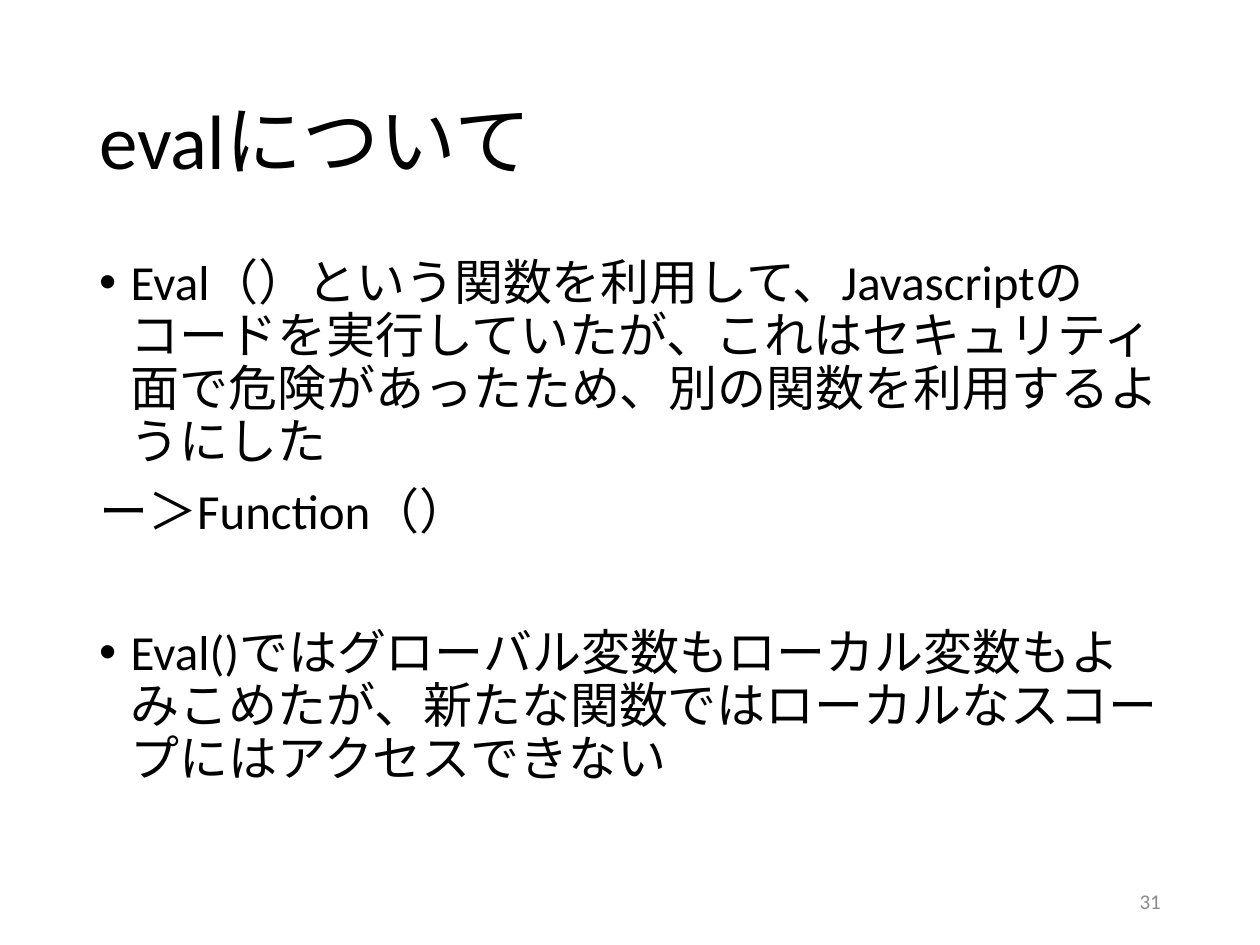
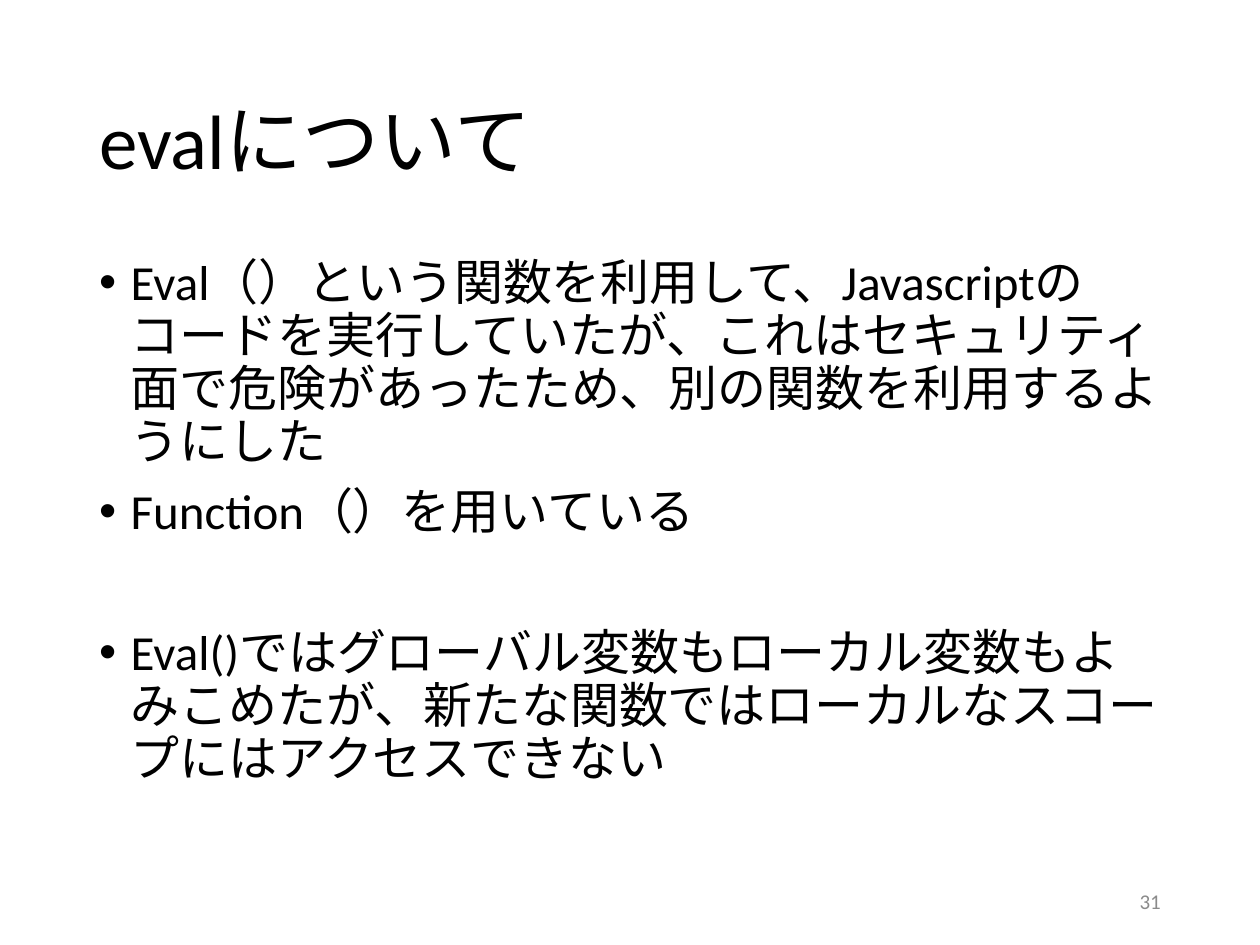
Before and after one commit to kait-takanolab/1821121-shimaoka-thesis, a slide deck: slide 31 of 1821121_shimaoka_sotsuken.pptx. Drawn at 1260x945 pixels with LibreOffice and Linux fonts; fonts in the diff are those of the drawing. Boxes give left, top, right and bottom in pixels: in the first picture for what was removed or moved away, otherwise in the second. Text is boxed around its words. In the diff, an @@ line names an element or a change of style, - is before the commit and + after.

```diff
--- a/1821121_shimaoka_sotsuken.pptx
+++ b/1821121_shimaoka_sotsuken.pptx
@@ text at (131,489,694,534): text changed @@
-ー＞Function（）
+• Function（）を用いている
```
Also in this commit, not shown: 5 other slides changed, 2 slides added, 2 other files.
